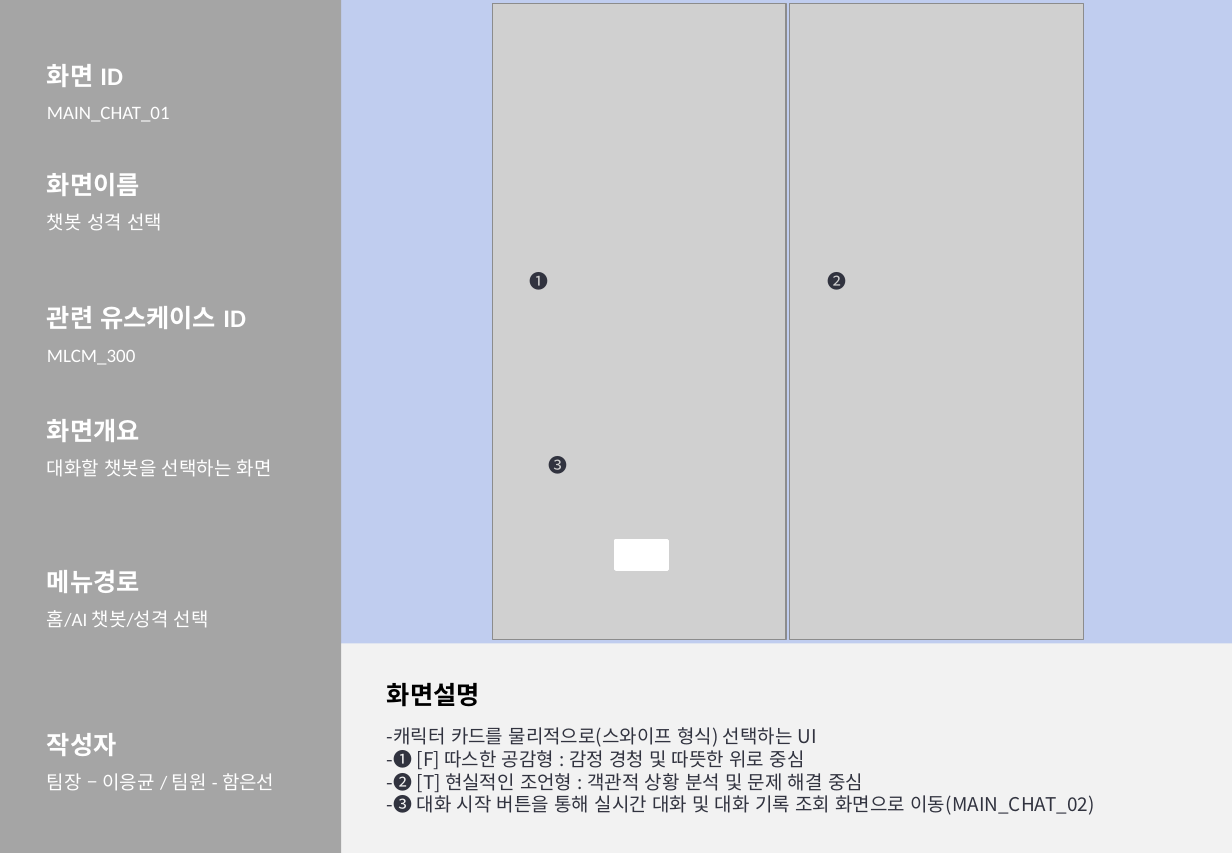
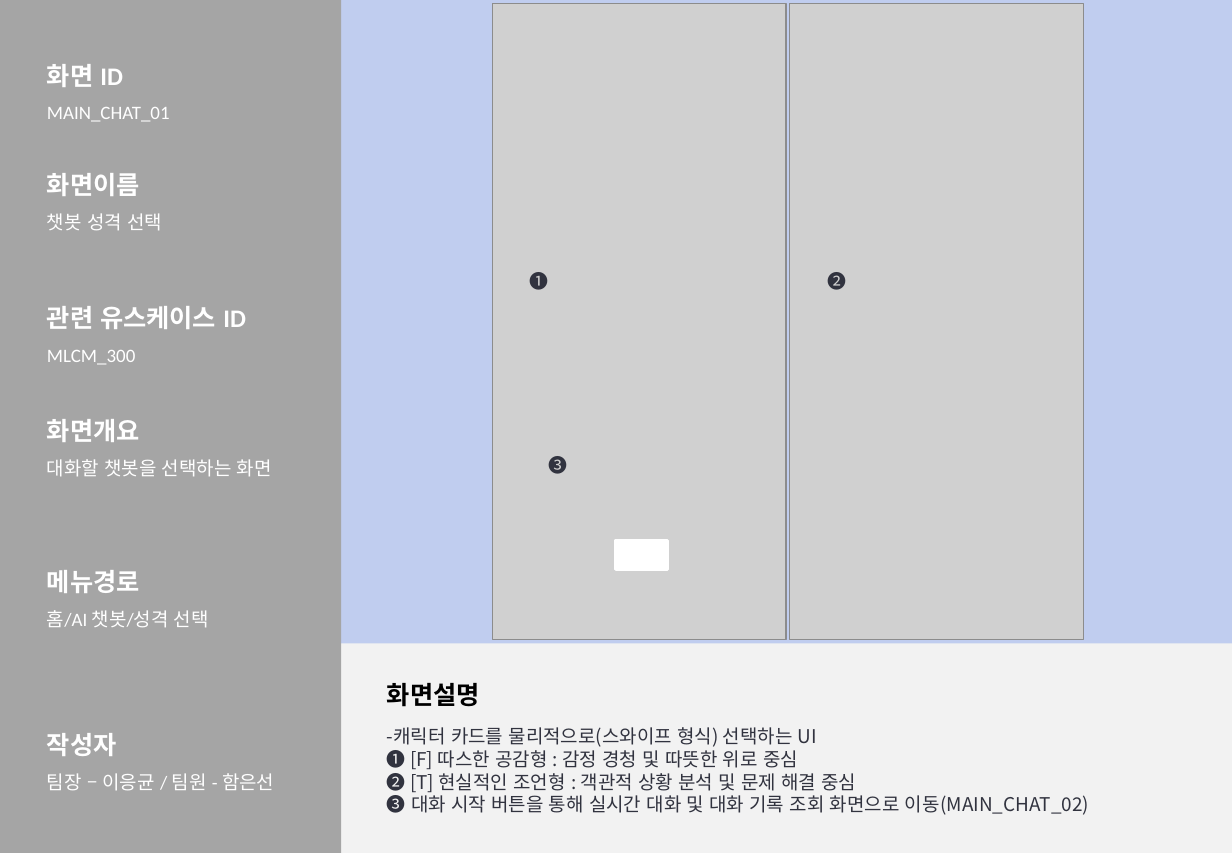
Before and after one commit to 2026-SMHRD-KDT-HealthCare-5/lisn, a slide deck: slide 11 of Documents/화면설계서_귀기울임.pptx. Drawn at 1232x853 pixels with LibreOffice and Linux fonts; fonts in the diff are those of the drawing; grey boxes stand for pictures. Boxes give left, top, right and bottom in pixels: in the first picture for what was removed or moved away, otherwise in the second. Text is boxed around its words. In the diff, an @@ line names an element or a change of style, - is before the commit and + after.

```diff
--- a/Documents/화면설계서_귀기울임.pptx
+++ b/Documents/화면설계서_귀기울임.pptx
@@ text at [387,746,1089,817]: text changed @@
--❶ [F] 따스한 공감형 : 감정 경청 및 따뜻한 위로 중심
--❷ [T] 현실적인 조언형 : 객관적 상황 분석 및 문제 해결 중심
--❸ 대화 시작 버튼을 통해 실시간 대화 및 대화 기록 조회 화면으로 이동(MAIN_CHAT_02)
+❶ [F] 따스한 공감형 : 감정 경청 및 따뜻한 위로 중심
+❷ [T] 현실적인 조언형 : 객관적 상황 분석 및 문제 해결 중심
+❸ 대화 시작 버튼을 통해 실시간 대화 및 대화 기록 조회 화면으로 이동(MAIN_CHAT_02)
```
Also in this commit, not shown: 8 other slides changed, 5 other files.
